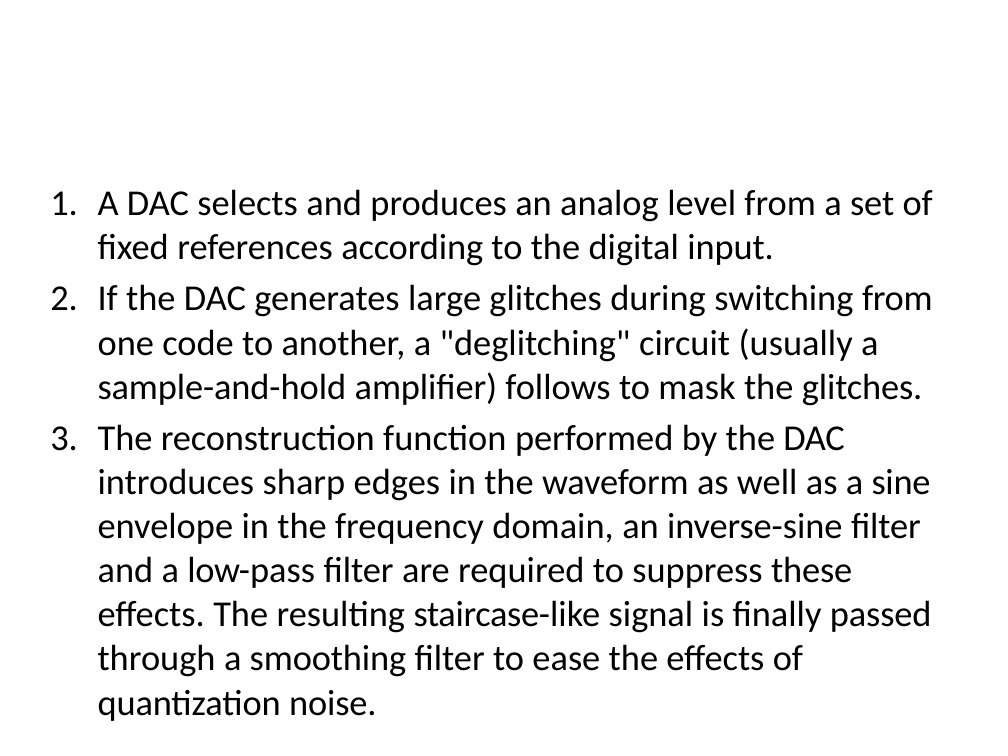
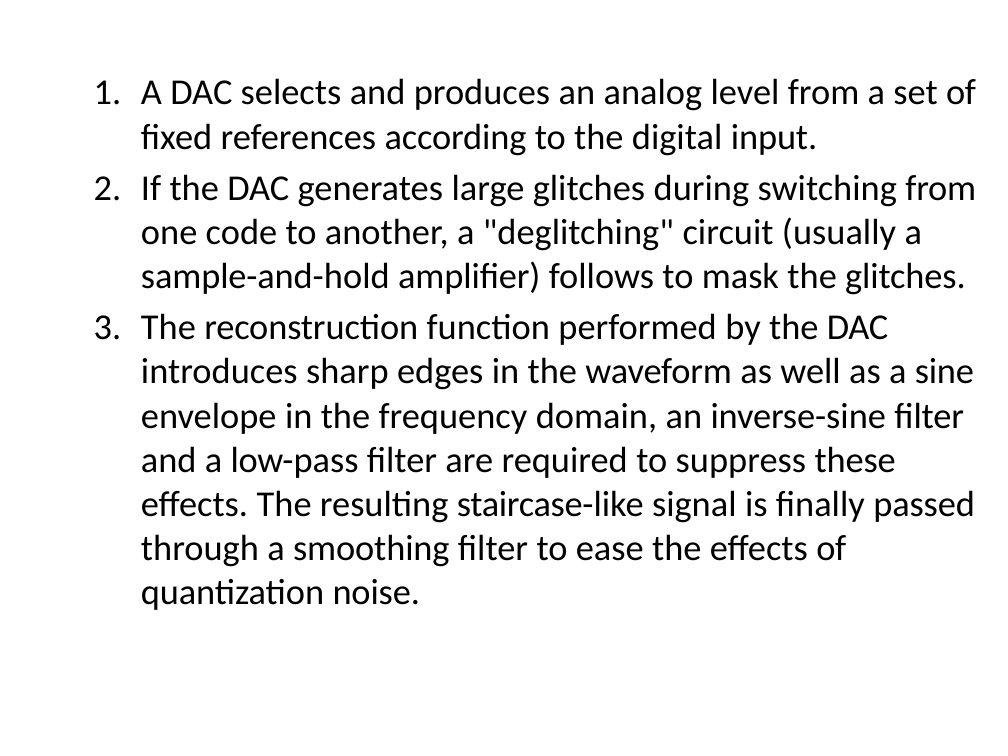
Before and after one commit to Syedshajib55/Computer-Interfacing, a slide deck: slide 29 of 3 Interfacing data conversion.pptx (slide 25 before the commit). Drawn at 1008x756 pixels with LibreOffice and Linux fonts; fonts in the diff are those of the drawing. Boxes give left, top, right and bottom in pixels: in the first picture for what was removed or moved away, otherwise in the second. Text is boxed around its words. In the diff, an @@ line names an element or a change of style, - is before the commit and + after.

```diff
--- a/3 Interfacing data conversion.pptx
+++ b/3 Interfacing data conversion.pptx
@@ text "A DAC selects and produces ...": place and size @@
-text "A DAC selects and produces ..." at [98,189,933,721]
+text "A DAC selects and produces ..." at [141,78,976,610]
```
Also in this commit, not shown: 12 other slides changed, 5 slides added, 2 other files.
